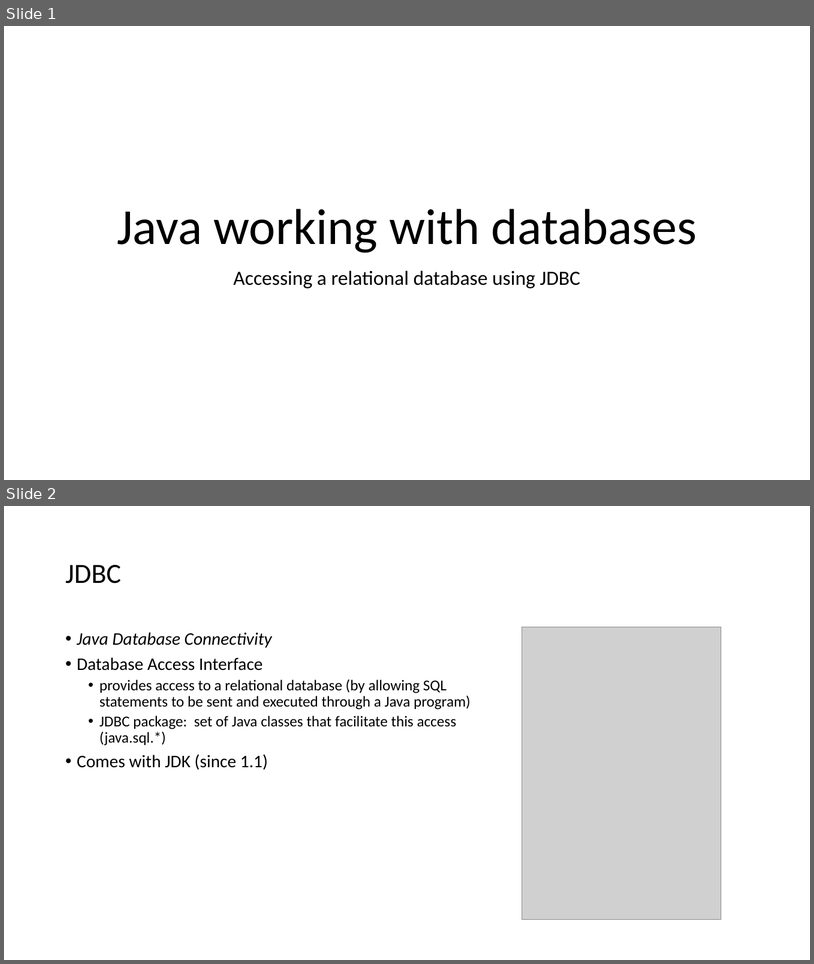
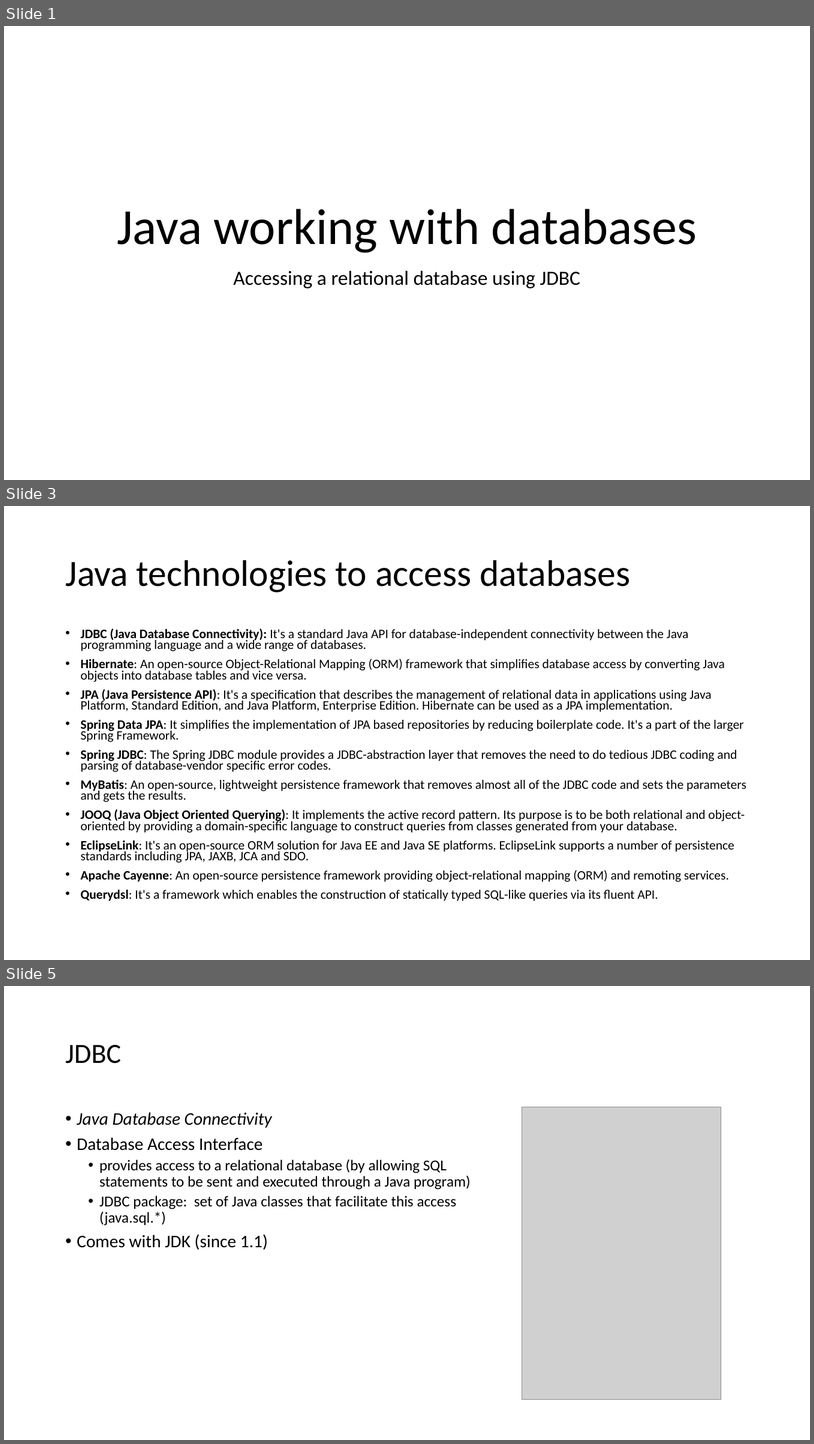
Before and after one commit to isp-cluj/fms-jdbc-demo, a slide deck: docs/Java - Working with databases using JDBC.pptx. Shown one above the other, each under a label of ours: slides 1 and 2 before the commit, slides 1, 3 and 5 after it; the slides between them are not shown. The pictures are 814x964 and 814x1444 pixels, drawn with LibreOffice and Linux fonts; fonts in the diff are those of the drawing; grey boxes stand for pictures. Boxes give left, top, right and bottom in pixels: in the first picture for what was removed or moved away, otherwise in the second. Text is boxed around its words. In the diff, an @@ line names an element or a change of style, - is before the commit and + after.

```diff
--- a/docs/Java - Working with databases using JDBC.pptx
+++ b/docs/Java - Working with databases using JDBC.pptx
@@ slide 3 added at bbox=[4, 506, 810, 960], background #FFFFFF @@
@@ title added at bbox=[65, 560, 630, 592], 44 pt, text #000000 @@
+Java technologies to access databases
@@ text added at bbox=[81, 628, 747, 901], 15.4 pt, text #000000 @@
+• JDBC (Java Database Connectivity): It's a standard Java API for database-independent connectivity between the Java programming language and a wide range of databases.
+• Hibernate: An open-source Object-Relational Mapping (ORM) framework that simplifies database access by converting Java objects into database tables and vice versa.
+• JPA (Java Persistence API): It's a specification that describes the management of relational data in applications using Java Platform, Standard Edition, and Java Platform, Enterprise Edition. Hibernate can be used as a JPA implementation.
+• Spring Data JPA: It simplifies the implementation of JPA based repositories by reducing boilerplate code. It's a part of the larger Spring Framework.
+• Spring JDBC: The Spring JDBC module provides a JDBC-abstraction layer that removes the need to do tedious JDBC coding and parsing of database-vendor specific error codes.
+• MyBatis: An open-source, lightweight persistence framework that removes almost all of the JDBC code and sets the parameters and gets the results.
+• JOOQ (Java Object Oriented Querying): It implements the active record pattern. Its purpose is to be both relational and object-oriented by providing a domain-specific language to construct queries from classes generated from your database.
+• EclipseLink: It's an open-source ORM solution for Java EE and Java SE platforms. EclipseLink supports a number of persistence standards including JPA, JAXB, JCA and SDO.
+• Apache Cayenne: An open-source persistence framework providing object-relational mapping (ORM) and remoting services.
+• Querydsl: It's a framework which enables the construction of statically typed SQL-like queries via its fluent API.
@@ what was slide 2 is now slide 5 @@
```
Also in this commit, not shown: 2 slides changed, 2 other slides added, 4 other files.
